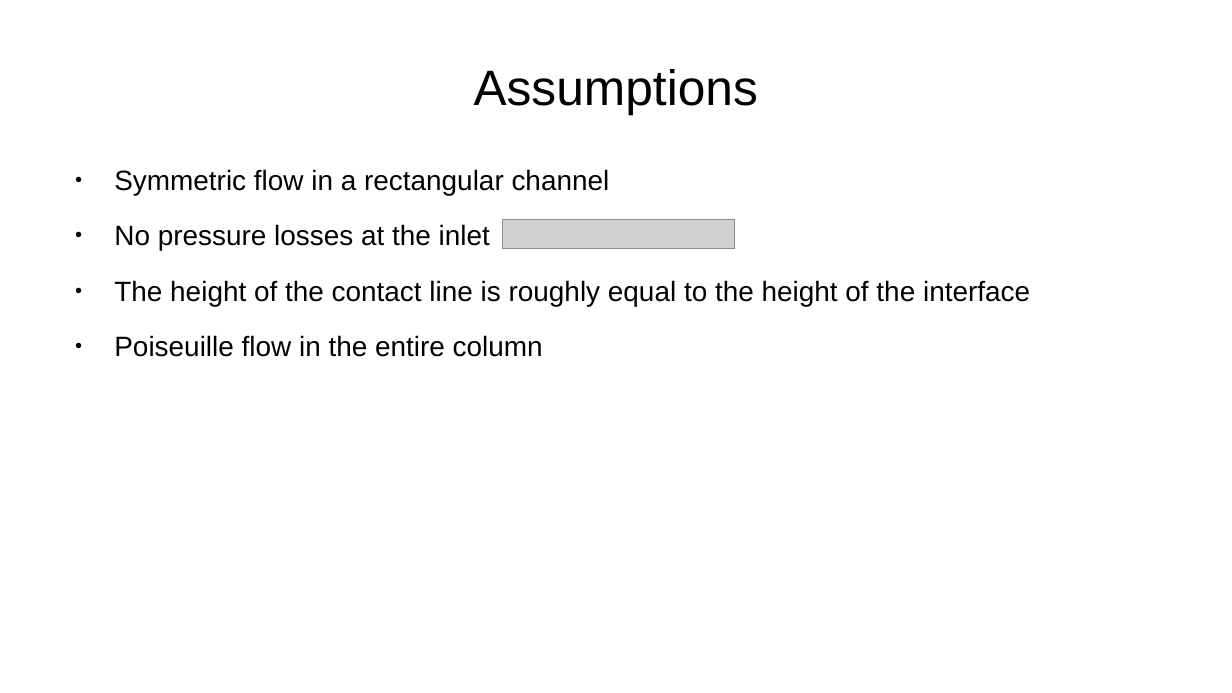
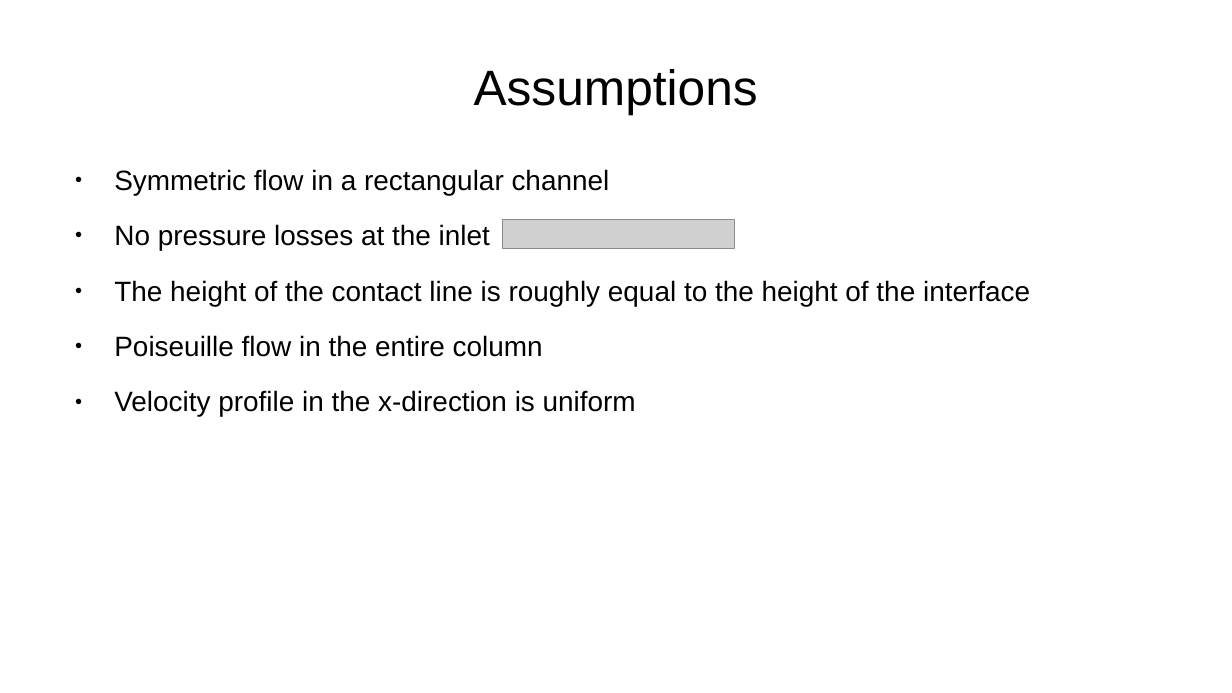
Before and after one commit to ManuelRatz/ratzVKI, a slide deck: slide 3 of Slides/equation_derivation.odp. Drawn at 1232x693 pixels with LibreOffice and Linux fonts; fonts in the diff are those of the drawing; grey boxes stand for pictures. Boxes give left, top, right and bottom in pixels: in the first picture for what was removed or moved away, otherwise in the second. Text is boxed around its words. In the diff, an @@ line names an element or a change of style, - is before the commit and + after.

```diff
--- a/Slides/equation_derivation.odp
+++ b/Slides/equation_derivation.odp
@@ text at [114, 390, 636, 417]: paragraph added @@
+● Velocity profile in the x-direction is uniform
```
Also in this commit, not shown: 7 other slides changed, 3 other files.
